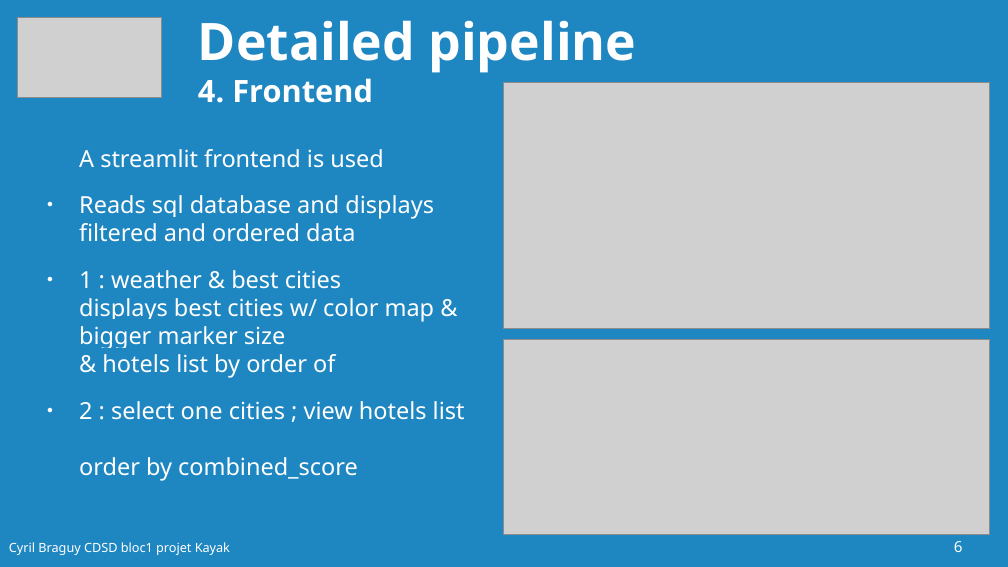
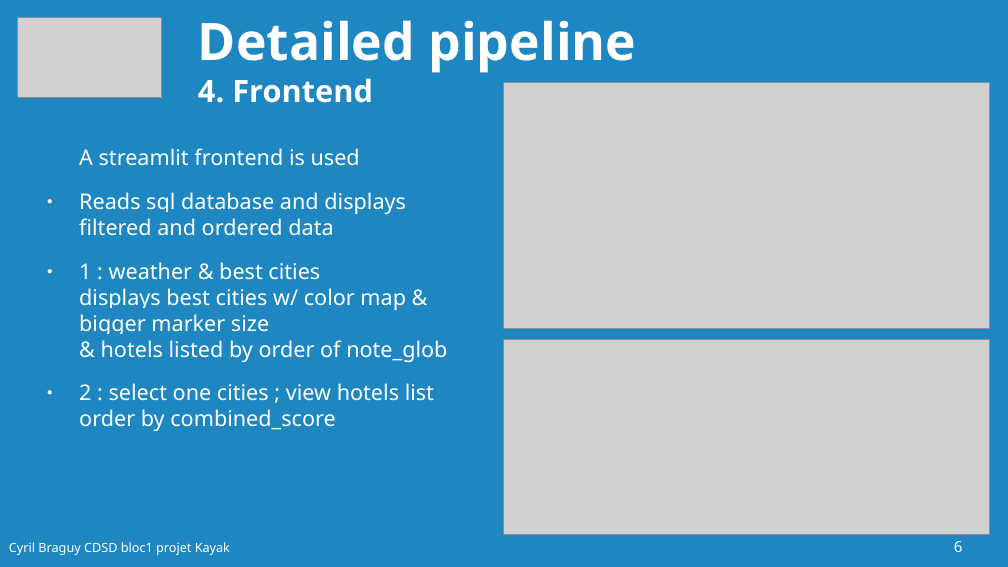
Before and after one commit to cyrilbraguy/Bl1_kayak, a slide deck: slide 6 of zz_doc/braguy_CDSD_block1_kayak.odp. Drawn at 1008x567 pixels with LibreOffice and Linux fonts; fonts in the diff are those of the drawing; grey boxes stand for pictures. Boxes give left, top, right and bottom in pixels: in the first picture for what was removed or moved away, otherwise in the second. Text is boxed around its words. In the diff, an @@ line names an element or a change of style, - is before the commit and + after.

```diff
--- a/zz_doc/braguy_CDSD_block1_kayak.odp
+++ b/zz_doc/braguy_CDSD_block1_kayak.odp
@@ text at <box>79,148,434,431</box>: size 18.5 to 17 pt in "A streamlit frontend is used", "Reads sql database and displays filtered and ...", "2 : select one cities ; view ..." @@
@@ text at <box>79,262,447,362</box>: text changed; size 18.5 to 17 pt @@
-● 1 : weather & best cities
-  displays best cities w/ color map & bigger marker size
-  & hotels list by order of
+● 1 : weather & best cities
+  displays best cities w/ color map & bigger marker size
+  & hotels listed by order of note_glob
```
Also in this commit, not shown: 4 other slides changed, 1 slide added, 1 other file.
